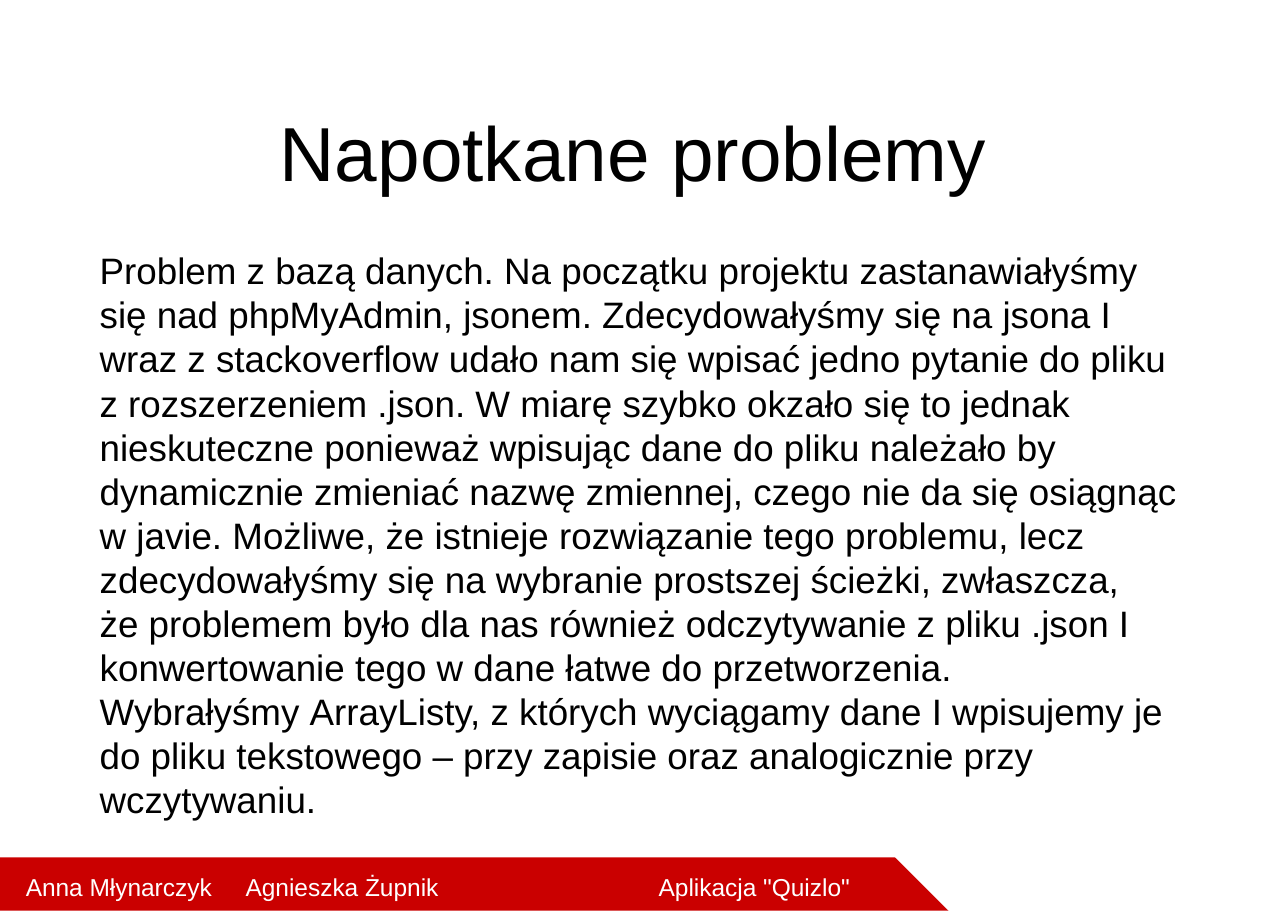
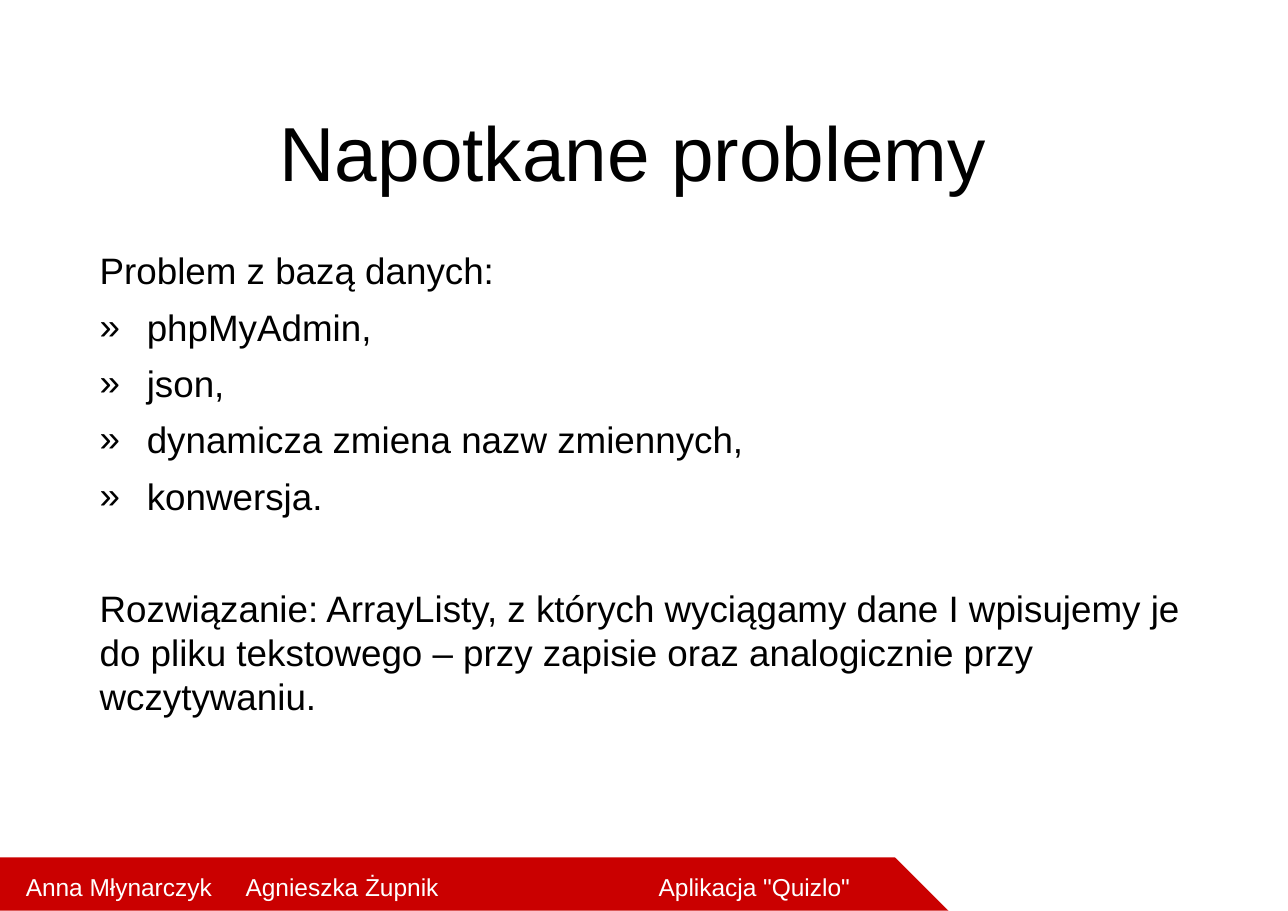
Before and after one commit to agnieszkowe/ProjektQuizlo, a slide deck: slide 7 of Quizlo.pptx. Drawn at 1288x911 pixels with LibreOffice and Linux fonts; fonts in the diff are those of the drawing; background and template pictures are left out. Boxes give left, top, right and bottom in pixels: in the first picture for what was removed or moved away, otherwise in the second. Text is boxed around its words. In the diff, an @@ line names an element or a change of style, - is before the commit and + after.

```diff
--- a/Quizlo.pptx
+++ b/Quizlo.pptx
@@ text at bbox=[100, 257, 1180, 718]: text changed @@
-Problem z bazą danych. Na początku projektu zastanawiałyśmy się nad phpMyAdmin, jsonem. Zdecydowałyśmy się na jsona I wraz z stackoverflow udało nam się wpisać jedno pytanie do pliku z rozszerzeniem .json. W miarę szybko okzało się to jednak nieskuteczne ponieważ wpisując dane do pliku należało by dynamicznie zmieniać nazwę zmiennej, czego nie da się osiągnąc w javie. Możliwe, że istnieje rozwiązanie tego problemu, lecz zdecydowałyśmy się na wybranie prostszej ścieżki, zwłaszcza, że problemem było dla nas również odczytywanie z pliku .json I konwertowanie tego w dane łatwe do przetworzenia. Wybrałyśmy ArrayListy, z których wyciągamy dane I wpisujemy je do pliku tekstowego – przy zapisie oraz analogicznie przy wczytywaniu.
+Problem z bazą danych:
+» phpMyAdmin,
+» json,
+» dynamicza zmiena nazw zmiennych,
+» konwersja.
+Rozwiązanie: ArrayListy, z których wyciągamy dane I wpisujemy je do pliku tekstowego – przy zapisie oraz analogicznie przy wczytywaniu.
```
Also in this commit, not shown: 4 other slides changed, 8 slides added.
